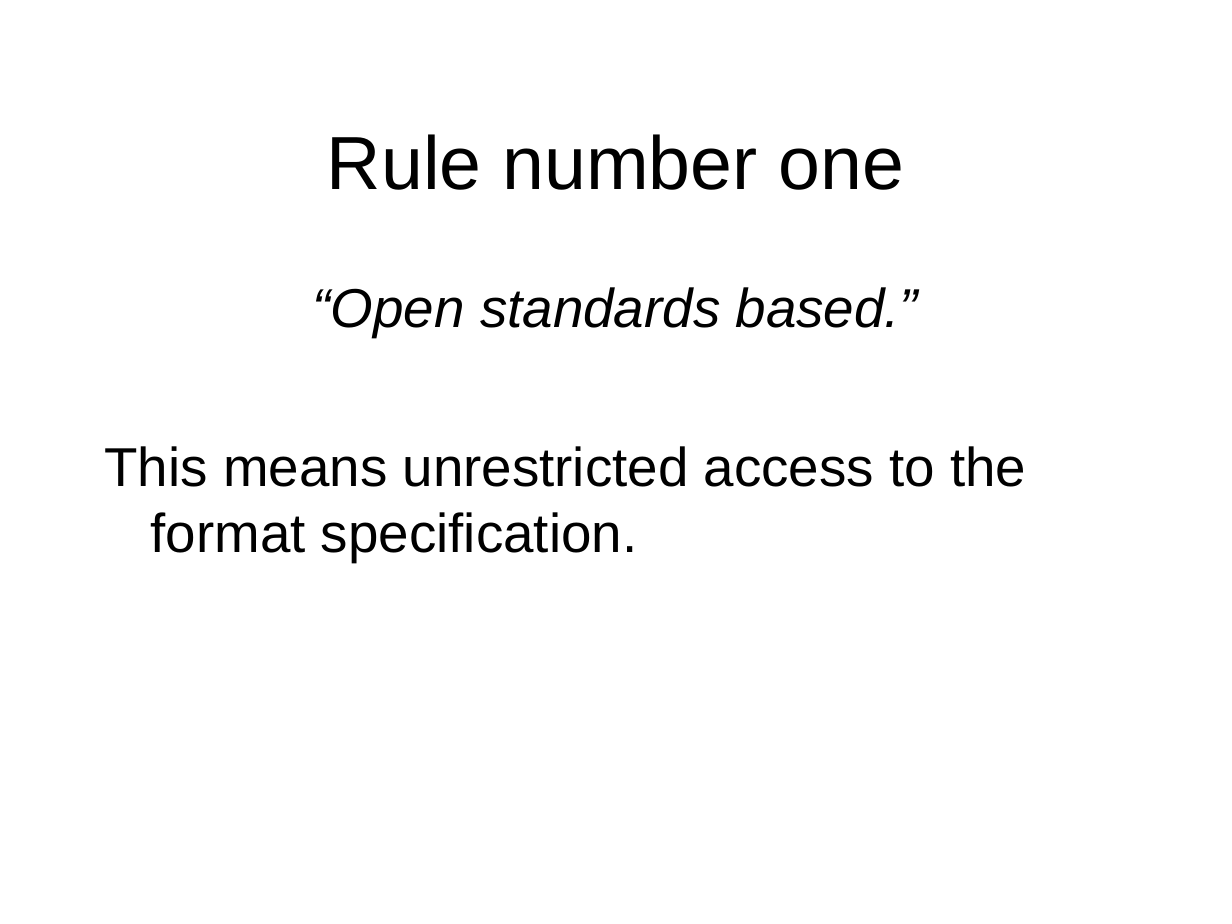
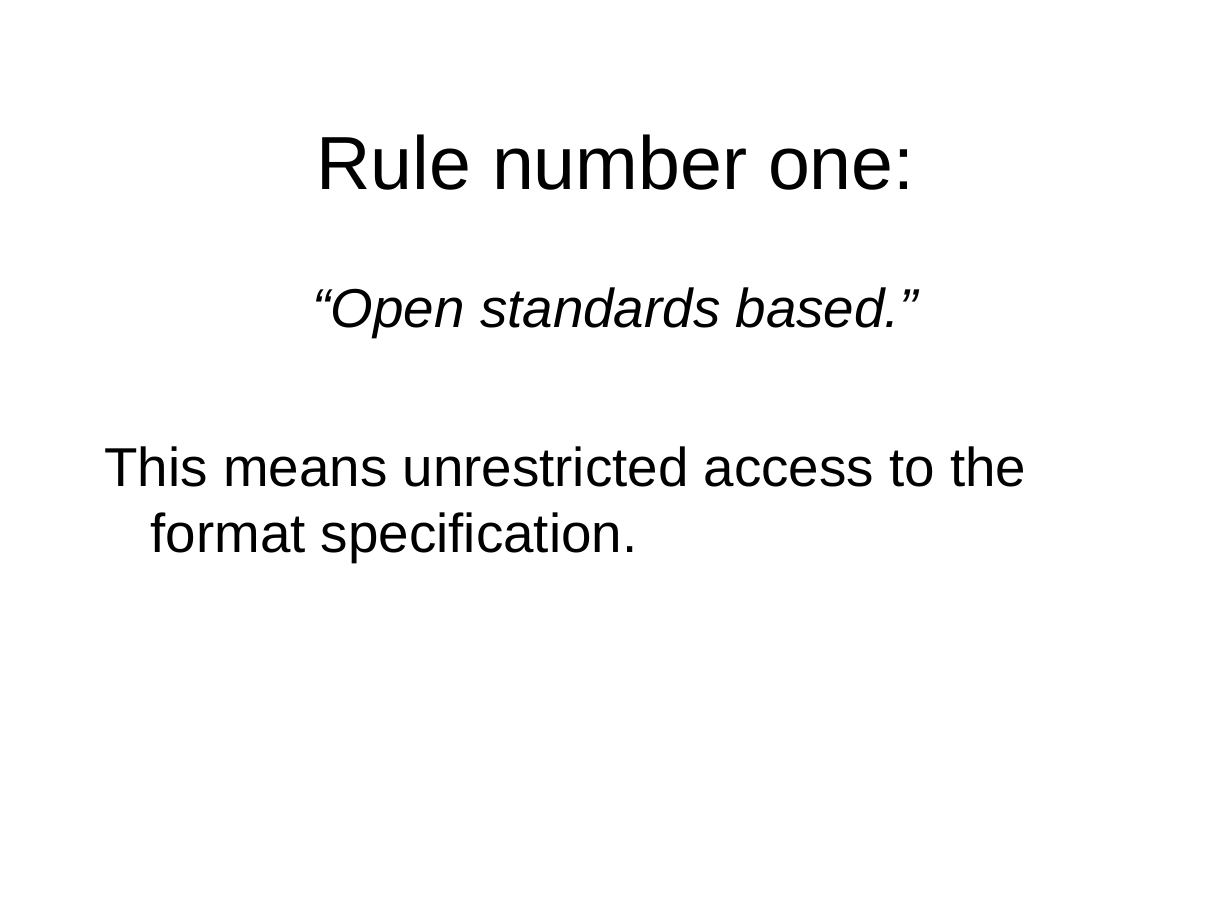
Before and after one commit to toneill/naa, a slide deck: slide 29 of doco/digital-preservation-chris-smart.odp. Drawn at 1232x924 pixels with LibreOffice and Linux fonts; fonts in the diff are those of the drawing; background and template pictures are left out. Boxes give left, top, right and bottom in pixels: in the first picture for what was removed or moved away, otherwise in the second. Text is boxed around its words. In the diff, an @@ line names an element or a change of style, - is before the commit and + after.

```diff
--- a/doco/digital-preservation-chris-smart.odp
+++ b/doco/digital-preservation-chris-smart.odp
@@ title at [316,134,914,190]: text changed @@
-Rule number one
+Rule number one:
```
Also in this commit, not shown: 8 other slides changed, 6 slides added, 1 slide removed.
